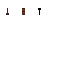
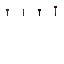
Before/after of a w=64, h=64 layered artwork. What changed in the layer stack:
painted on "Background" over (x1=6, y1=6, x2=57, y2=16)
